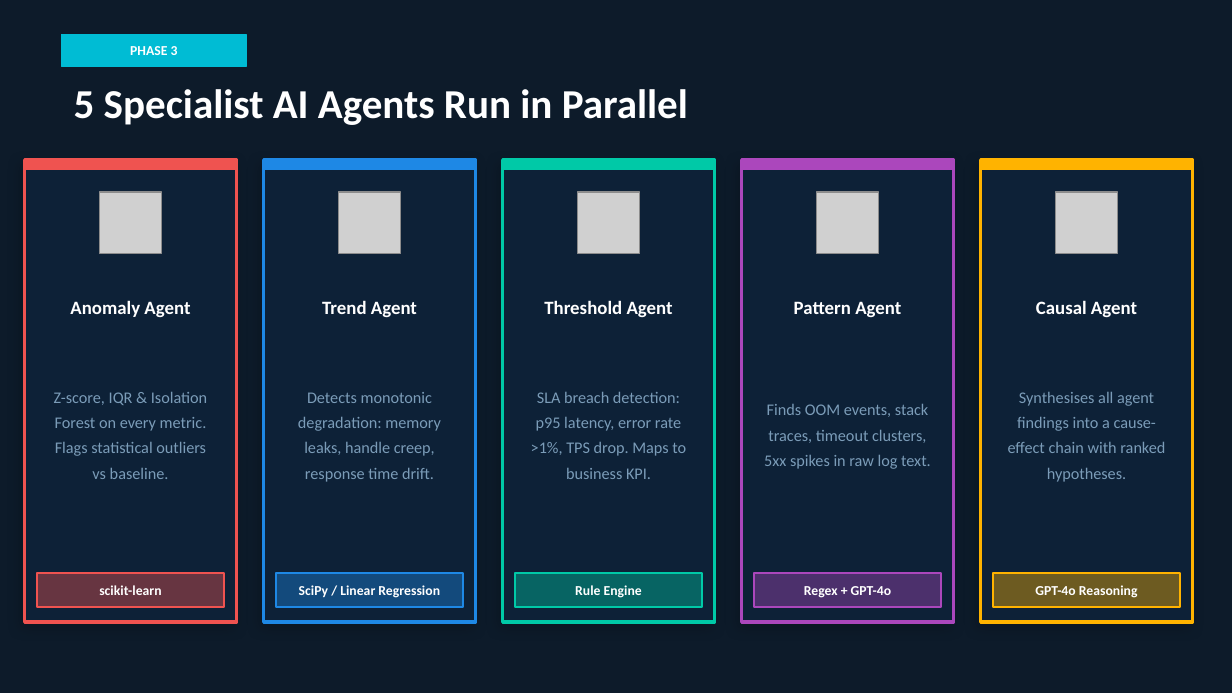
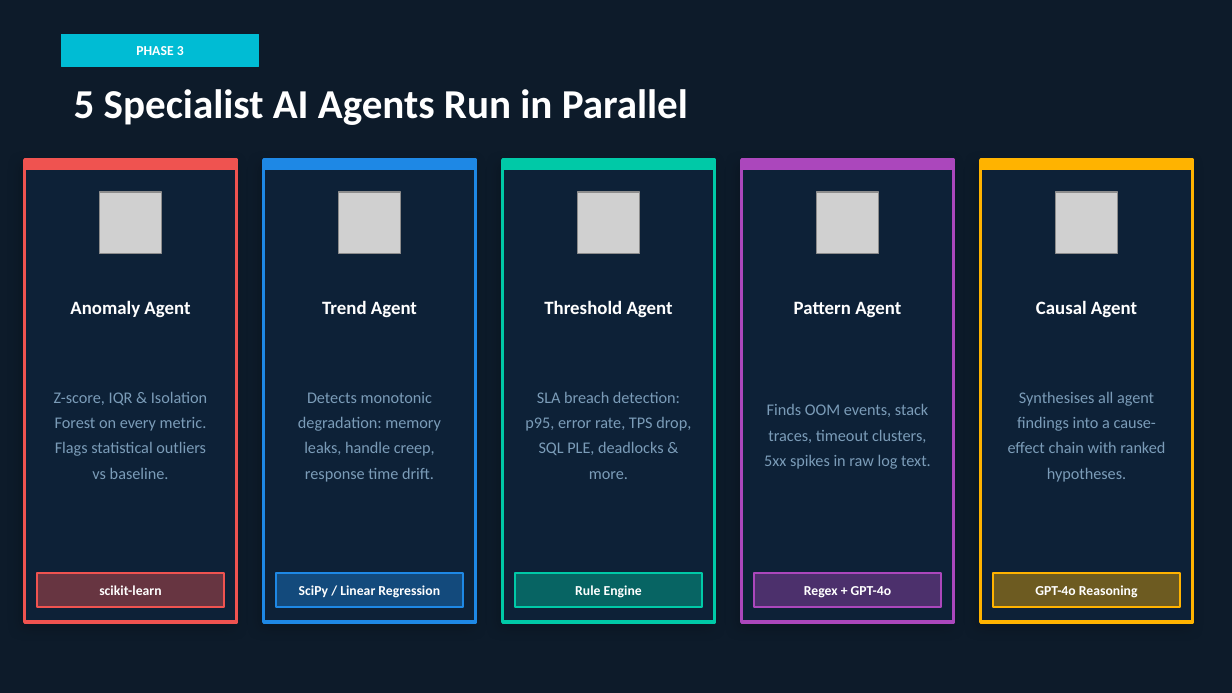
Before and after one commit to sharmp44/PT_AILog_Analyser, a slide deck: slide 5 of PT_AI_LogMining_Client_Deck.pptx. Drawn at 1232x693 pixels with LibreOffice and Linux fonts; fonts in the diff are those of the drawing; grey boxes stand for pictures. Boxes give left, top, right and bottom in pixels: in the first picture for what was removed or moved away, otherwise in the second. Text is boxed around its words. In the diff, an @@ line names an element or a change of style, - is before the commit and + after.

```diff
--- a/PT_AI_LogMining_Client_Deck.pptx
+++ b/PT_AI_LogMining_Client_Deck.pptx
@@ text "PHASE 3": place and size @@
-text "PHASE 3" at <box>130,46,178,55</box>
+text "PHASE 3" at <box>136,46,184,55</box>
@@ rectangle: place and size @@
-rectangle at <box>62,34,246,67</box>
+rectangle at <box>62,34,259,67</box>
@@ text at <box>525,392,691,479</box>: text changed @@
-SLA breach detection: p95 latency, error rate >1%, TPS drop. Maps to business KPI.
+SLA breach detection: p95, error rate, TPS drop, SQL PLE, deadlocks & more.
```
Also in this commit, not shown: 8 other slides changed, 1 slide added, 1 slide removed, 10 other files.
